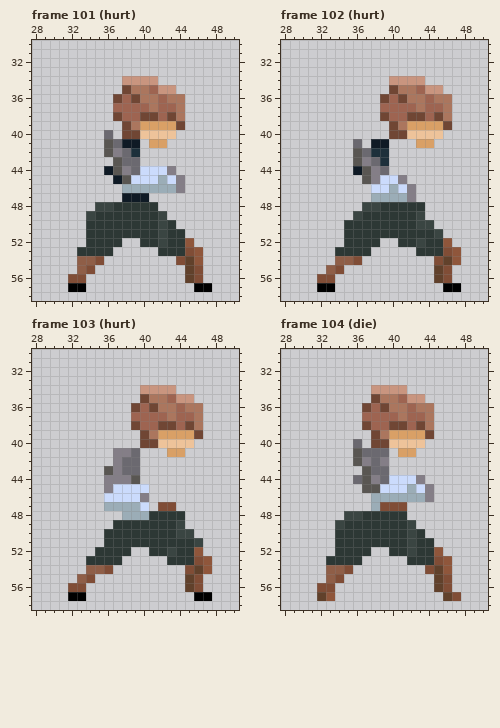
One commit to this pixel-art file: fight-right-assets/Aseprite/Ben.aseprite. Above: the version before the commit.
80x80 pixels, 188 frames. Shown: frame 101 (hurt): x 28..50, y 30..58; frame 102 (hurt): x 28..50, y 30..58; frame 103 (hurt): x 28..50, y 30..58; frame 104 (die): x 28..50, y 30..58. The commit also changed other frames, which this record leaves out.
Now the later version:
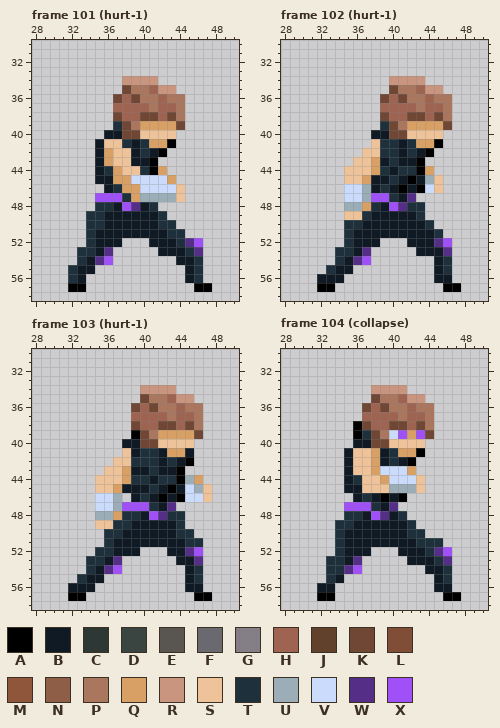
Palette (. is transparent): A #000000  B #0f1a25  C #2d3835  D #3a4542  E #595652  F #6b6970  G #847e87  H #9e6451  J #61412b  K #704634  L #804d36  M #8f563b  N #8f5e47  P #ab765e  Q #d9a066  R #c9957f  S #eec39a  T #1d303b  U #9badb7  V #cbdbfc  W #552f87  X #9f51f7
From old to new:
Changed rows in their new state; - is an unchanged pixel.
Frame 101 (hurt-1), layers "Hero/Front Arm/front-arm sleevless", "Hero/armour-body", "Hero/legs":
first column x 32:
39 -----T---------
40 ----BB---------
41 ---BSST-T--A---
42 ---BQSSBTBA----
43 ---BQSSBBA-----
44 ---BTQSSTAQ.---
45 ---BBQQ---VQ.--
46 ----BTQQVVVVS--
47 ---XXXTQUUUUS--
48 ---TTBXWBT-----
49 --TTBBBBBBT----
50 --TTBBBBBBTT---
51 --TBBBBBBBBTT--
52 --TBBB--.BBBTWX
53 -TTBW-----BBBTW
54 -TBWX-------BBT
55 TBB----------BT
56 TB-----------BT
Frame 102 (hurt-1):
first column x 32:
39 -------T--------
40 ------BB--------
41 ----.-STTBT--A--
42 ----.SS-TBTBA---
43 ----SSQBTBBA----
44 ---SSSQTBTTAQ---
45 ---SSQBBTBABUS--
46 ---VVUBTBABAVS--
47 ---VVUXXTBW-----
48 ---UUQTBXWTT----
49 ---SSTBBBBBT----
50 ---TTBBBBBBBT---
51 ---TBBBBBBBBBT--
52 ---TBBB--.BBBWX-
53 --TTBW-----BBBW.
54 --TBWX-------BT.
55 -TBB---------BT-
56 BBB----------BB-
Frame 103 (hurt-1):
first column x 32:
39 -------A--------
40 ------BB--------
41 -----.SBTTB--B--
42 -----SSTTTBTBA--
43 ----SSQBBTBBA---
44 ---SSSQTTBTTAUQ-
45 ---SSQBBBTBABVUS
46 ---V-U.BTBABAVVS
47 ---VV-XXXTBW----
48 ---UUQTTBXWTT---
49 ---SSTTBBBBBT---
50 ----TTBBBBBBTT--
51 ----TBBBBBBBBTT-
52 ---TTBBB-..BBWX-
53 --TTBW-----.BBW.
54 --TBWX-------BT.
55 -TBB---------BT-
56 BBB----------BB-
Frame 104 (collapse):
first column x 32:
38 ----A-----------
39 ----AT--VX-X----
40 ----BB----------
41 ---BSSQBT--A----
42 ---BSSQBTBA-----
43 ---BSSQVVVQ-----
44 ---BTSSQ---S----
45 ---BBSSSUU-S.---
46 ----BTBABA...---
47 ---XXXTBW.------
48 ---TTBXWBT------
49 --TTBBBBBBT-----
50 --TBBBBBBBTT----
51 --TBBBBBBBBTTT--
52 --TBBB--.BBBTWX-
53 -TTBW-----BBBTW-
54 -TTWX-------BBT-
55 -TB----------BT-
56 BB-----------BB-
57 AA------------AA
Changed places in both pictures, as pixel boxes (x1, y1, x2, y2):
changed: (68, 121, 203, 283)
changed: (317, 121, 461, 283)
changed: (68, 430, 212, 592)
changed: (317, 421, 461, 601)
